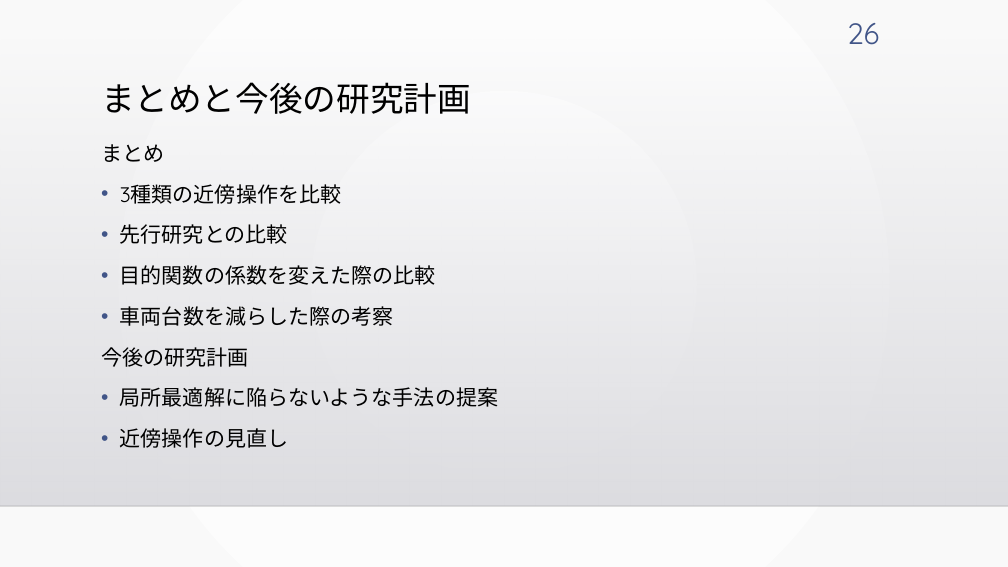
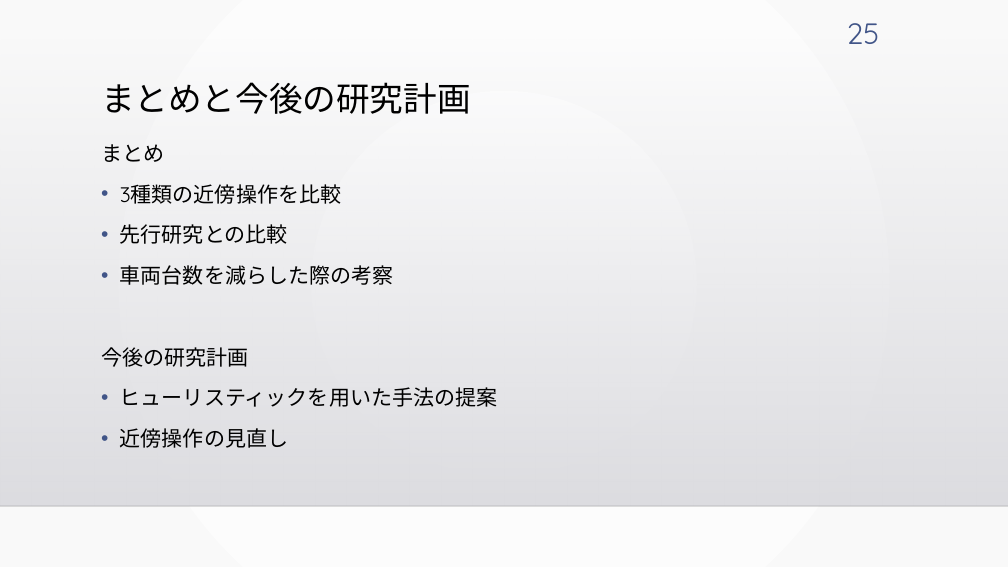
Before and after one commit to kotaro400/DARP, a slide deck: slide 25 of 卒論発表_10分用.pptx (slide 26 before the commit). Drawn at 1008x567 pixels with LibreOffice and Linux fonts; fonts in the diff are those of the drawing; background and template pictures are left out. Boxes give left, top, right and bottom in pixels: in the first picture for what was removed or moved away, otherwise in the second. Text is boxed around its words. In the diff, an @@ line names an element or a change of style, - is before the commit and + after.

```diff
--- a/卒論発表_10分用.pptx
+++ b/卒論発表_10分用.pptx
@@ page number at (847, 23, 880, 44): text changed @@
-26
+25
@@ text at (120, 265, 435, 285): paragraph removed @@
-• 目的関数の係数を変えた際の比較
@@ text at (120, 387, 497, 407): text changed @@
-• 局所最適解に陥らないような手法の提案
+• ヒューリスティックを用いた手法の提案
```
Also in this commit, not shown: 12 other slides changed, 1 slide added, 2 slides removed.
